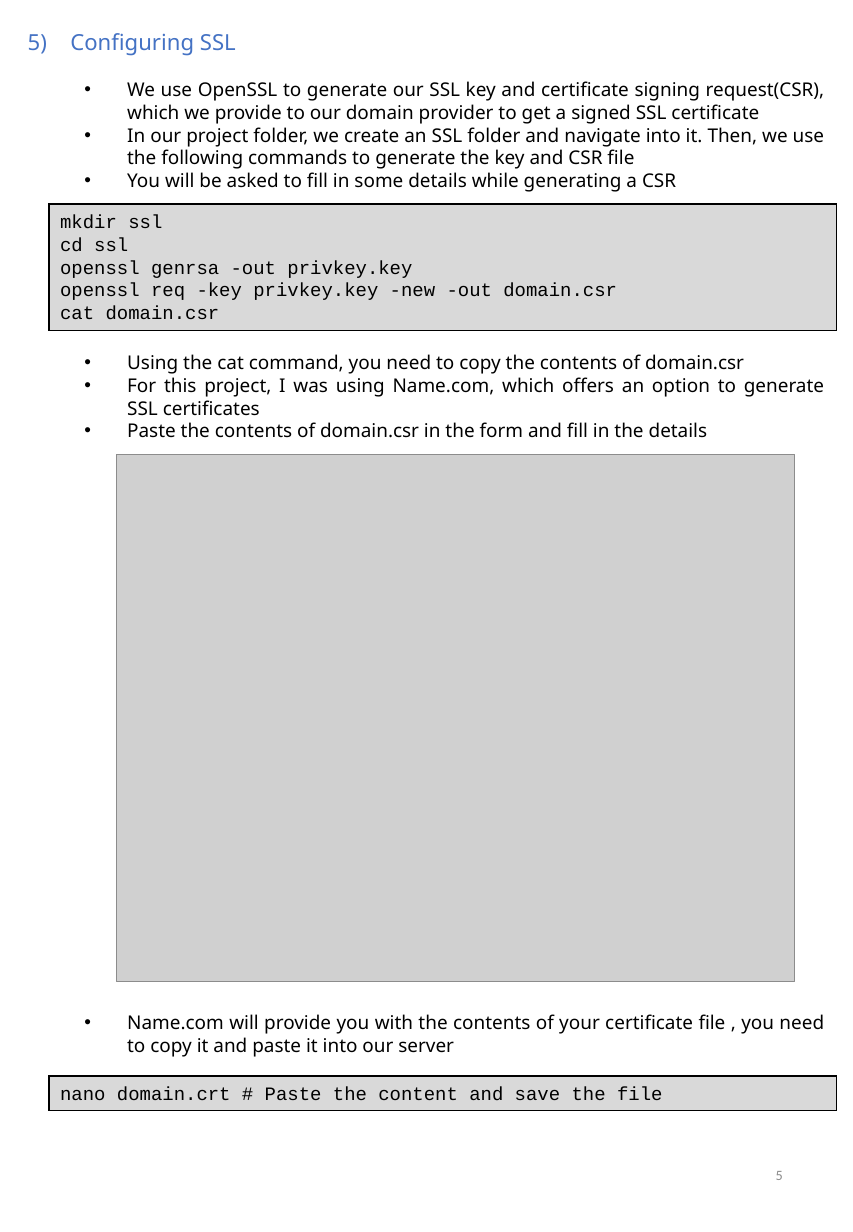
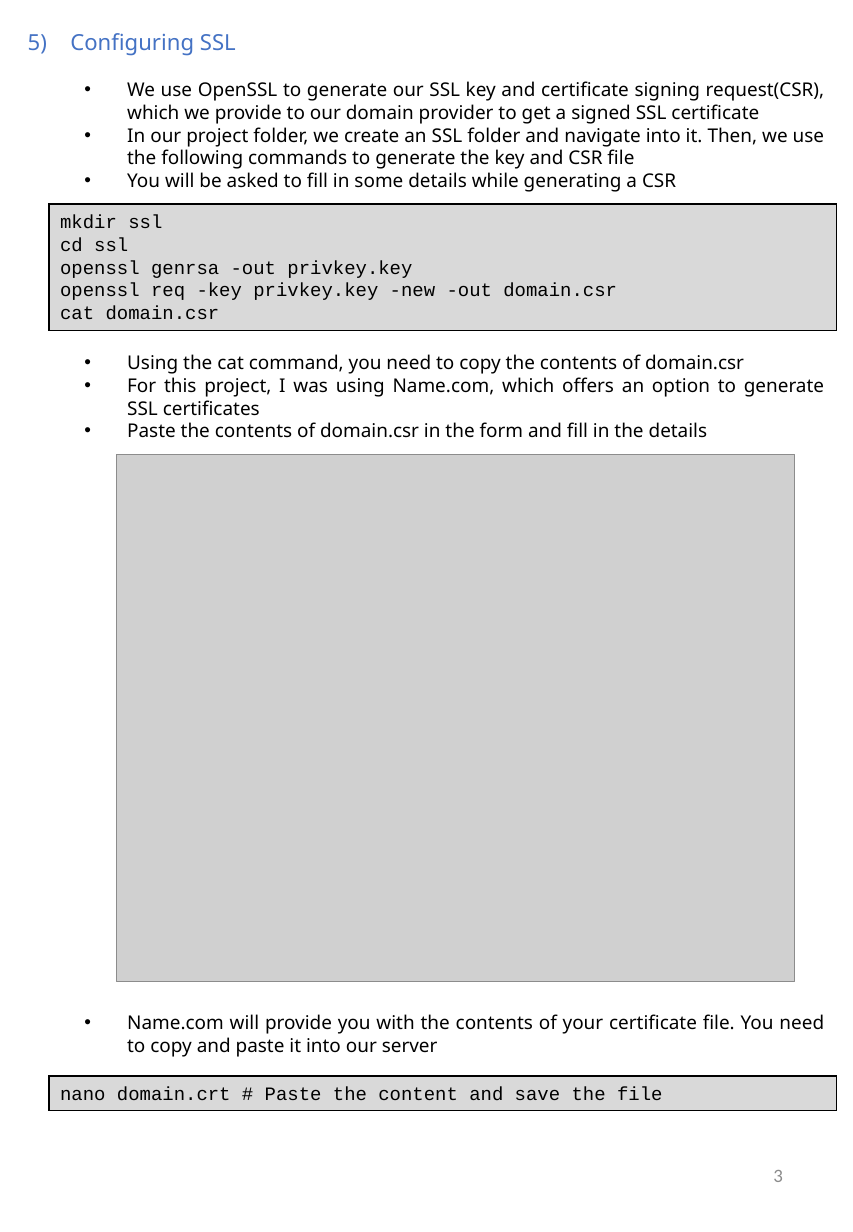
Before and after one commit to Agentgilspy/Food-Ordering-Website, a slide deck: slide 5 of ICT-171 Documentation.pptx. Drawn at 853x1232 pixels with LibreOffice and Linux fonts; fonts in the diff are those of the drawing; grey boxes stand for pictures. Boxes give left, top, right and bottom in pixels: in the first picture for what was removed or moved away, otherwise in the second. Text is boxed around its words. In the diff, an @@ line names an element or a change of style, - is before the commit and + after.

```diff
--- a/ICT-171 Documentation.pptx
+++ b/ICT-171 Documentation.pptx
@@ text at (x1=127, y1=1014, x2=824, y2=1057): text changed @@
-  • Name.com will provide you with the contents of your certificate file , you need to copy it and paste it into our server
+  • Name.com will provide you with the contents of your certificate file. You need to copy and paste it into our server
@@ text added at (x1=773, y1=1170, x2=783, y2=1182), 12 pt, text #8C8C8C @@
+3
@@ page number removed at (x1=776, y1=1171, x2=783, y2=1180) @@
-5
```
Also in this commit, not shown: 9 other slides changed, 16 slides added, 7 other files.
